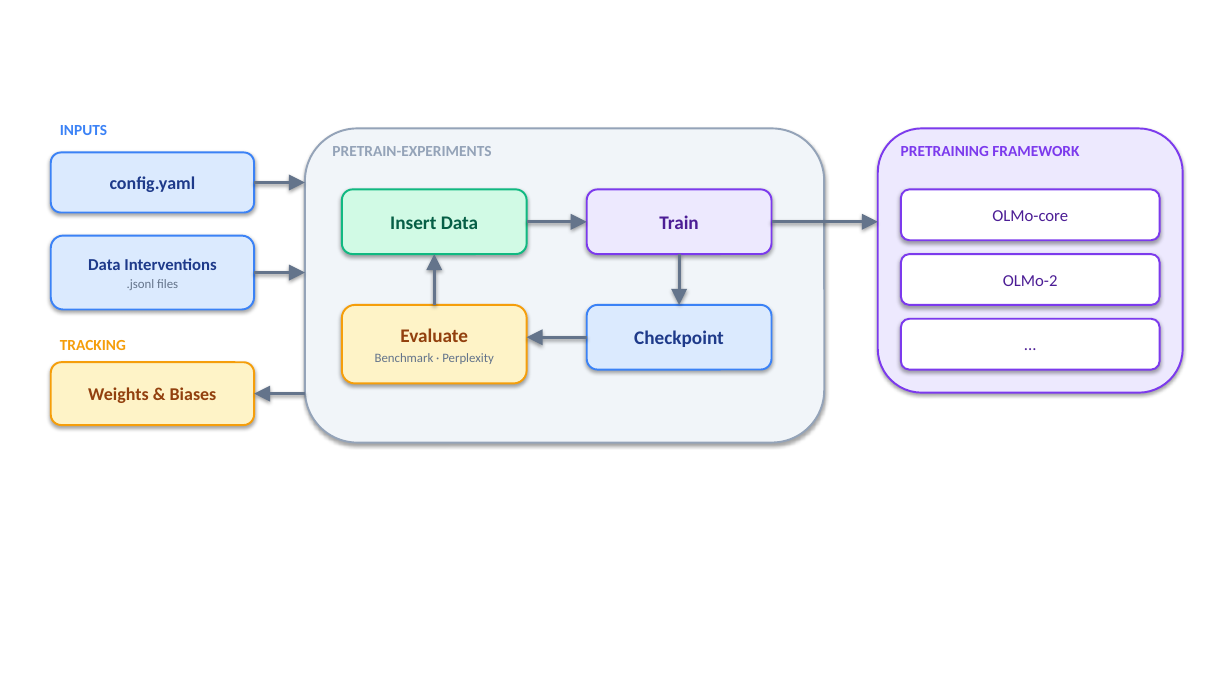
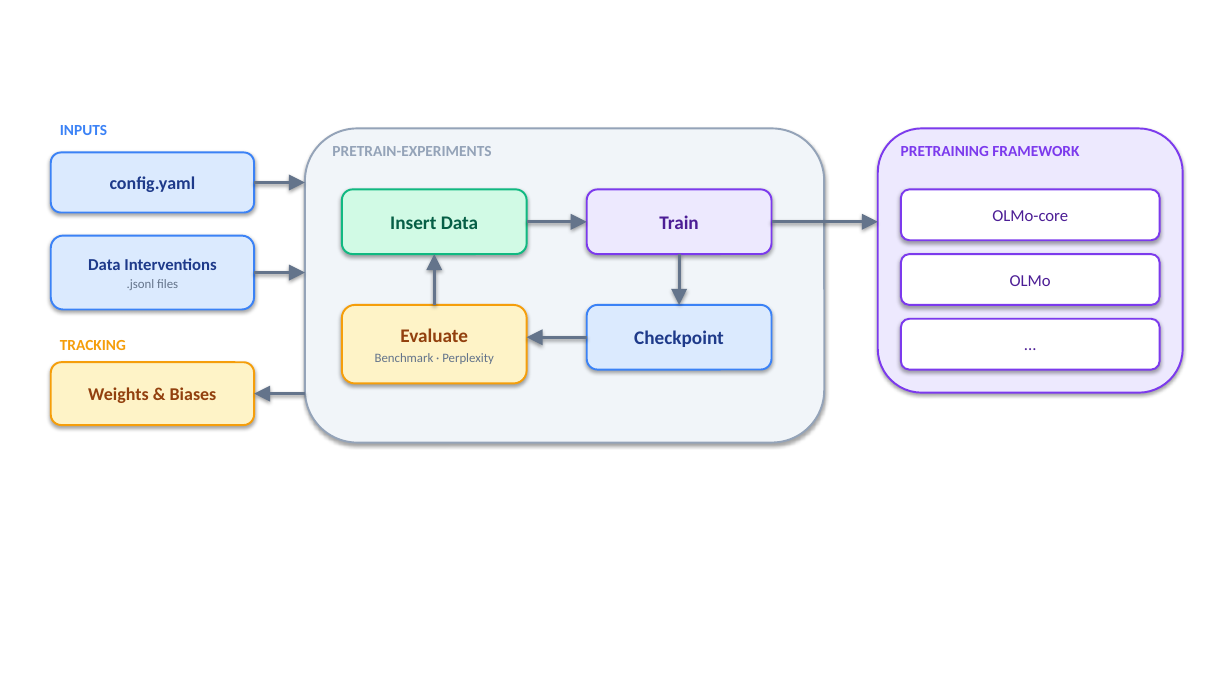
Before and after one commit to mmarius/pretrain-experiments, a slide deck: slide 1 of resources/Pretrain-Experiments-Illustration.pptx. Drawn at 1232x693 pixels with LibreOffice and Linux fonts; fonts in the diff are those of the drawing. Boxes give left, top, right and bottom in pixels: in the first picture for what was removed or moved away, otherwise in the second. Text is boxed around its words. In the diff, an @@ line names an element or a change of style, - is before the commit and + after.

```diff
--- a/resources/Pretrain-Experiments-Illustration.pptx
+++ b/resources/Pretrain-Experiments-Illustration.pptx
@@ text in rounded rectangle at (1010,275,1051,286): text changed @@
-OLMo-2
+OLMo
```
Also in this commit, not shown: 2 other files.
